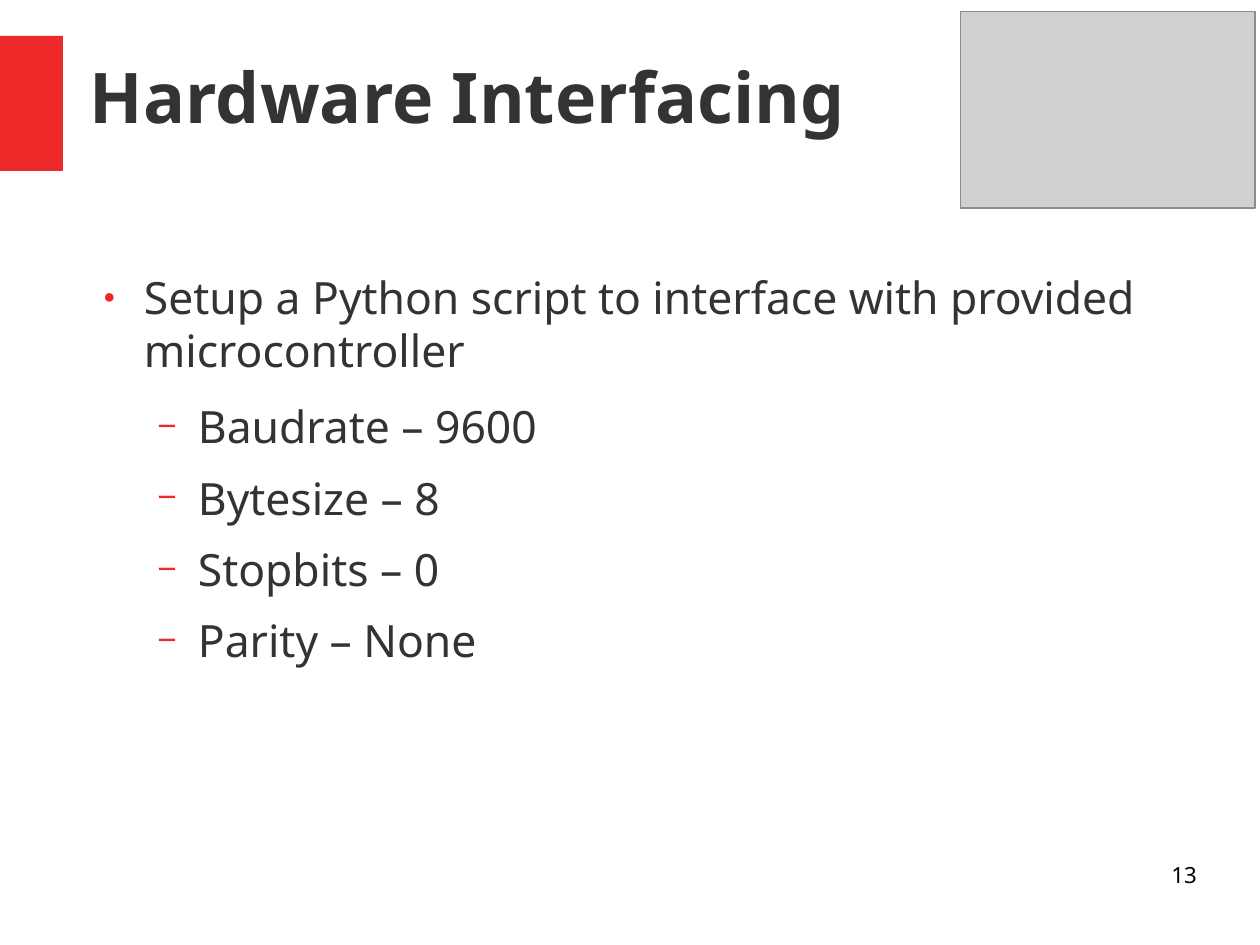
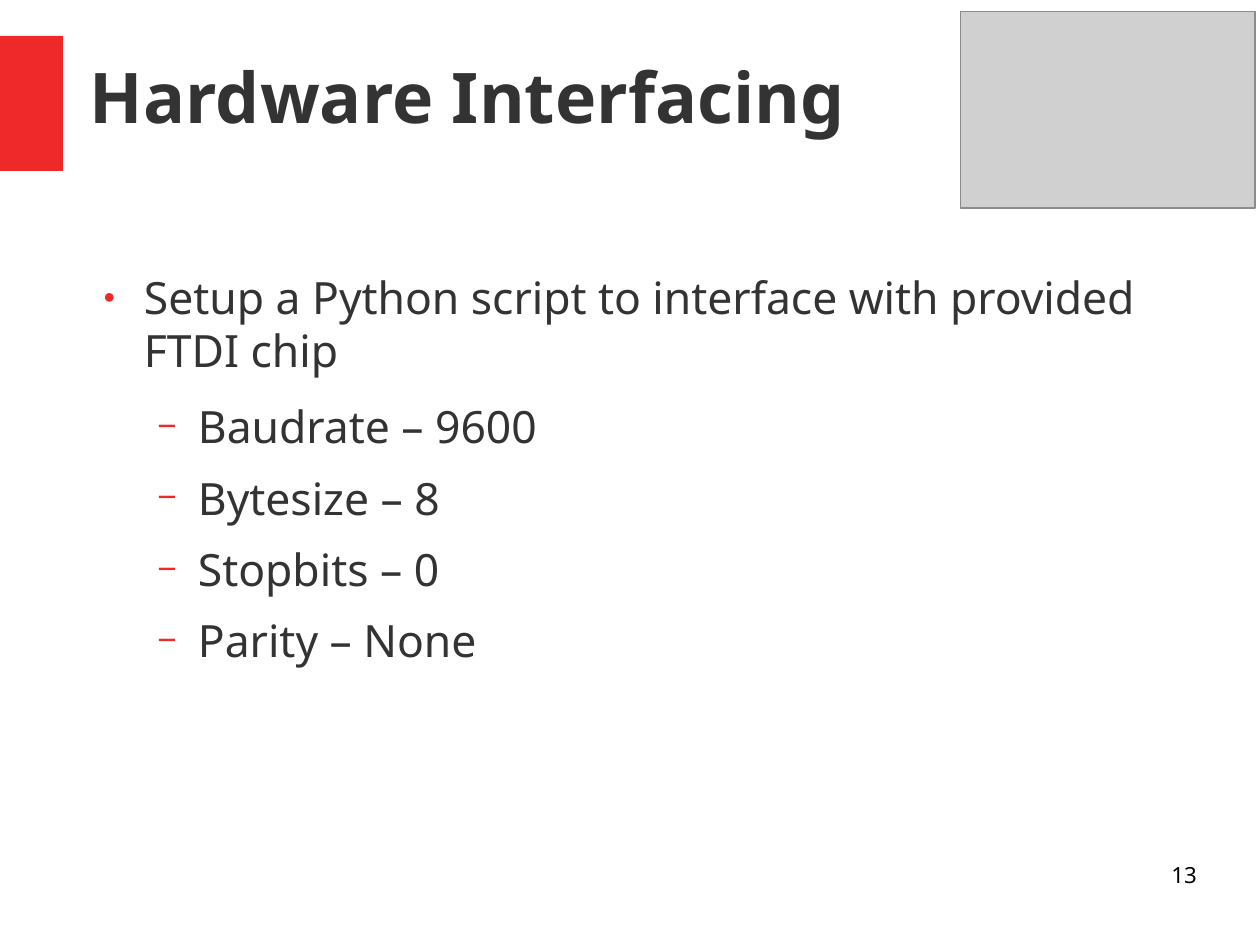
Before and after one commit to electrodynamics-engineering-laboratory/Python-Workshop, a slide deck: slide 13 of Slideshow/PythonWorkshopSlideshow.odp. Drawn at 1260x945 pixels with LibreOffice and Linux fonts; fonts in the diff are those of the drawing; grey boxes stand for pictures. Boxes give left, top, right and bottom in pixels: in the first picture for what was removed or moved away, otherwise in the second. Text is boxed around its words. In the diff, an @@ line names an element or a change of style, - is before the commit and + after.

```diff
--- a/Slideshow/PythonWorkshopSlideshow.odp
+++ b/Slideshow/PythonWorkshopSlideshow.odp
@@ text at (144, 280, 1134, 378): text changed @@
-● Setup a Python script to interface with provided microcontroller
+● Setup a Python script to interface with provided FTDI chip
```
Also in this commit, not shown: 3 other slides changed, 2 slides added, 3 slides removed.
